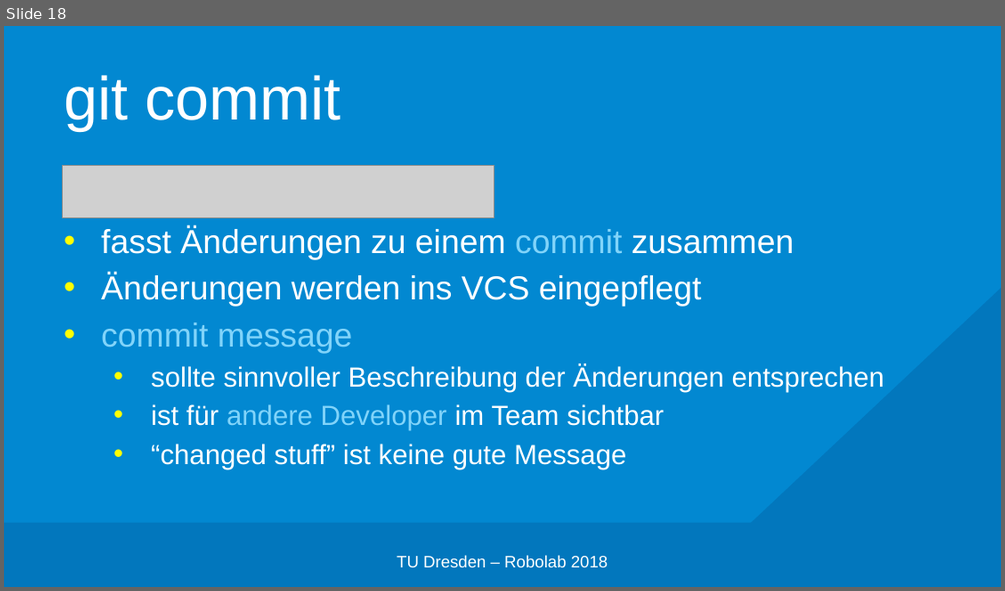
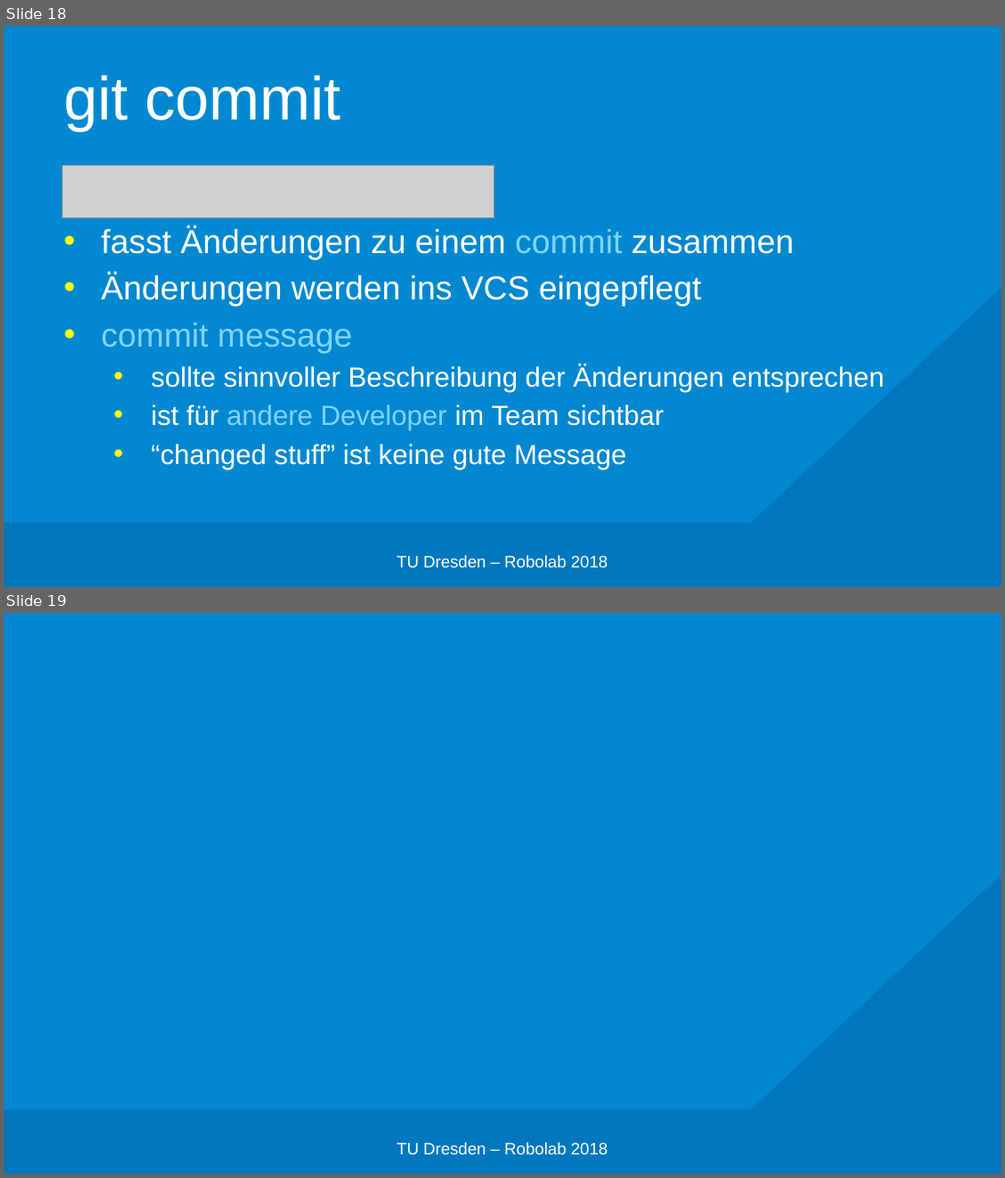
Before and after one commit to edisontrent1337/gitslides, a slide deck: Git.pptx. Shown one above the other, each under a label of ours: slide 18 before the commit, slides 18 and 19 after it. The pictures are 1005x591 and 1005x1178 pixels, drawn with LibreOffice and Linux fonts; fonts in the diff are those of the drawing; grey boxes stand for pictures; background and template pictures are left out. Boxes give left, top, right and bottom in pixels: in the first picture for what was removed or moved away, otherwise in the second. Text is boxed around its words. In the diff, an @@ line names an element or a change of style, - is before the commit and + after.

Commit message:
changed slide 19 of this presentation

```diff
--- a/Git.pptx
+++ b/Git.pptx
@@ slide 19 added at [4,613,1001,1174], background #0288D1; not listed: 2 template elements that a slide beside it also shows @@
@@ text added at [396,1142,607,1155], 12 pt, text #FFFFFF @@
+TU Dresden – Robolab 2018
```
